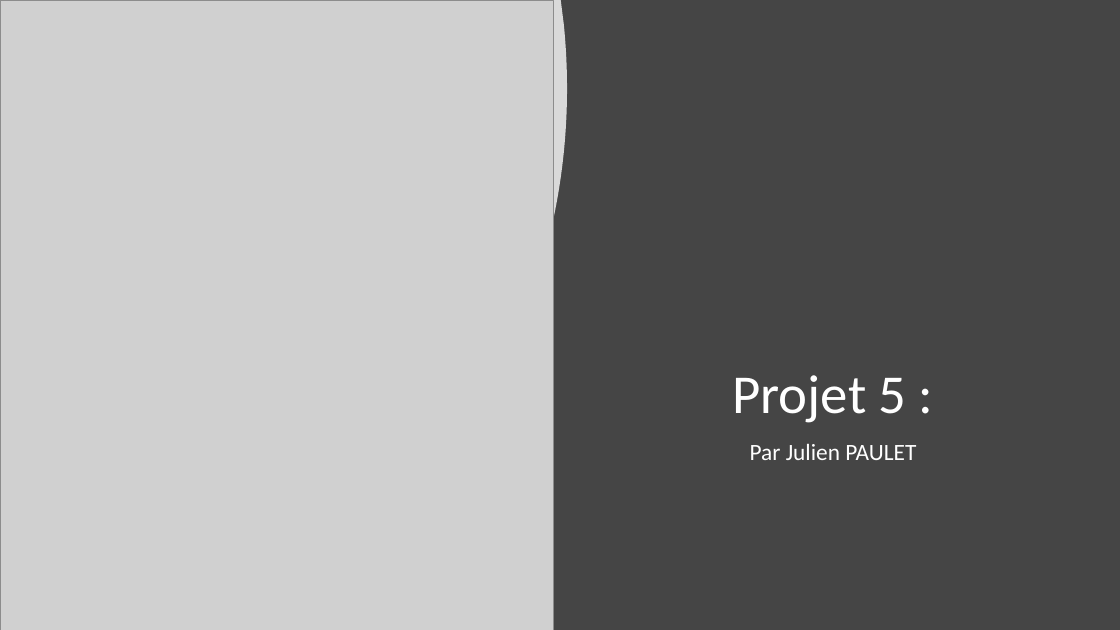
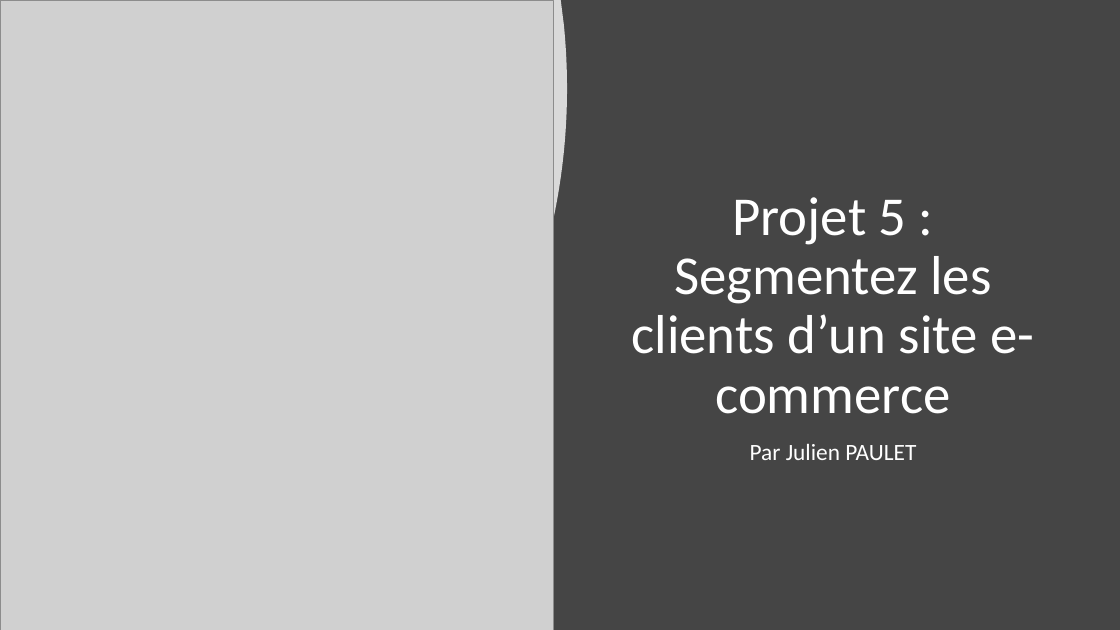
Before and after one commit to Julien-paulet/Ds_projet5, a slide deck: slide 1 of Présentation Projet_5.pptx. Drawn at 1120x630 pixels with LibreOffice and Linux fonts; fonts in the diff are those of the drawing; grey boxes stand for pictures. Boxes give left, top, right and bottom in pixels: in the first picture for what was removed or moved away, otherwise in the second. Text is boxed around its words. In the diff, an @@ line names an element or a change of style, - is before the commit and + after.

```diff
--- a/Présentation Projet_5.pptx
+++ b/Présentation Projet_5.pptx
@@ title at bbox=[631, 197, 1034, 414]: text changed @@
-Projet 5 :
+Projet 5 : Segmentez les clients d’un site e-commerce
```
Also in this commit, not shown: 5 other slides changed, 2 slides added, 3 slides removed, 6 other files.
